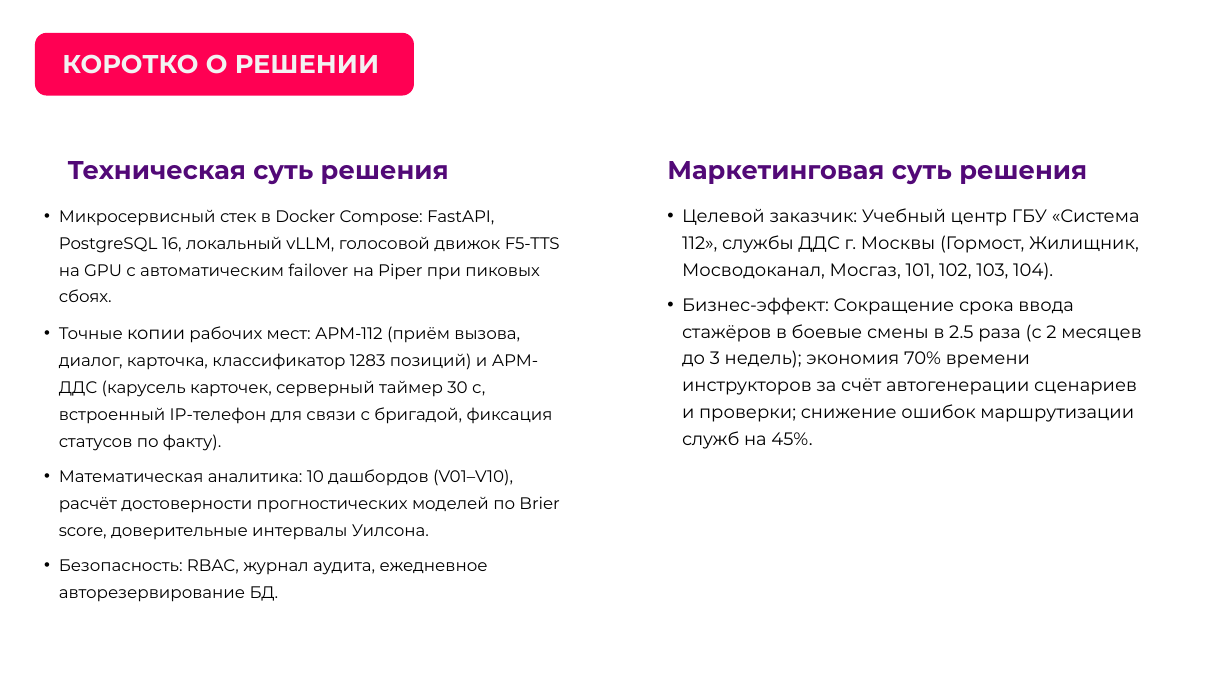
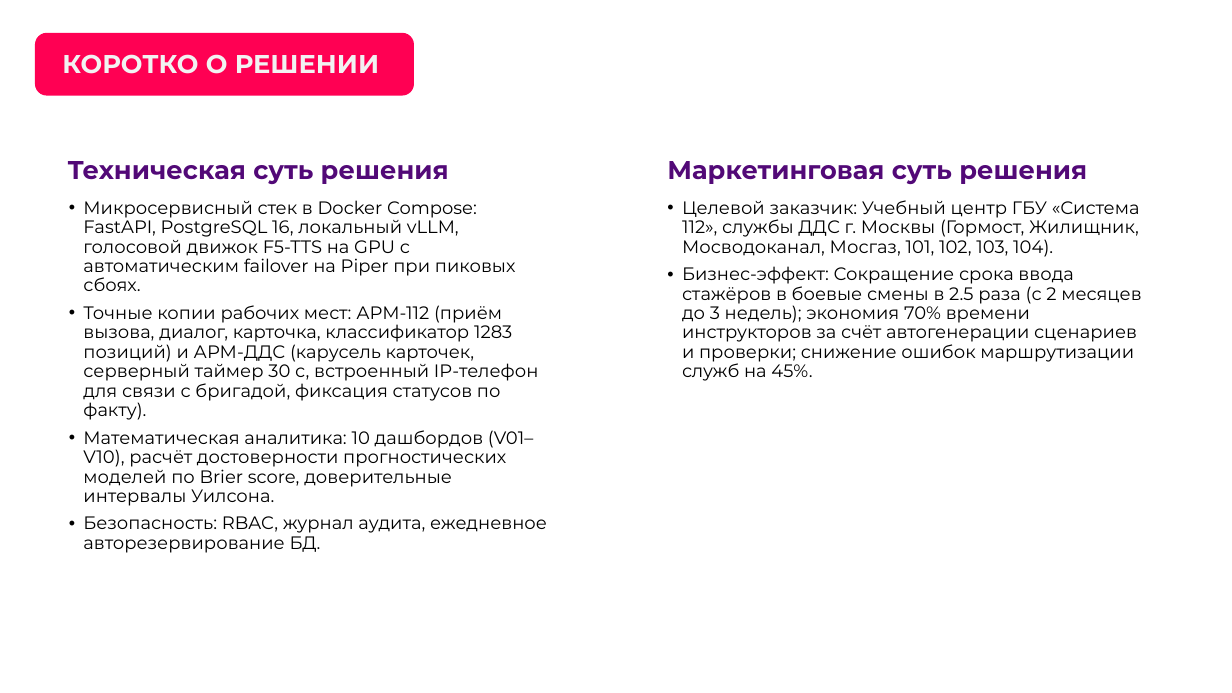
Before and after one commit to aleksandrukbogdan/112, a slide deck: slide 5 of docs/НИР-ЦЕНТР Кейс №9.pptx. Drawn at 1232x693 pixels with LibreOffice and Linux fonts; fonts in the diff are those of the drawing; background and template pictures are left out. Boxes give left, top, right and bottom in pixels: in the first picture for what was removed or moved away, otherwise in the second. Text is boxed around its words. In the diff, an @@ line names an element or a change of style, - is before the commit and + after.

Commit message:
Обновить презентацию кейса НИР-ЦЕНТР №9.

```diff
--- a/docs/НИР-ЦЕНТР Кейс №9.pptx
+++ b/docs/НИР-ЦЕНТР Кейс №9.pptx
@@ text "Микросервисный стек в Docker Compose: ...": place and size @@
-text "Микросервисный стек в Docker Compose: ..." at <box>59,209,560,602</box>
+text "Микросервисный стек в Docker Compose: ..." at <box>83,200,547,553</box>
@@ text "Микросервисный стек в Docker Compose: ..." at <box>83,200,547,553</box>: size 12.9 to 14 pt; size 13.9 to 14 pt in "копии"; line spacing 1.35 to 0.9 @@
@@ text "Целевой заказчик: Учебный центр ГБУ ..." at <box>682,200,1141,381</box>: line spacing 1.25 to 0.9 @@
```
Also in this commit, not shown: 3 other slides changed.
